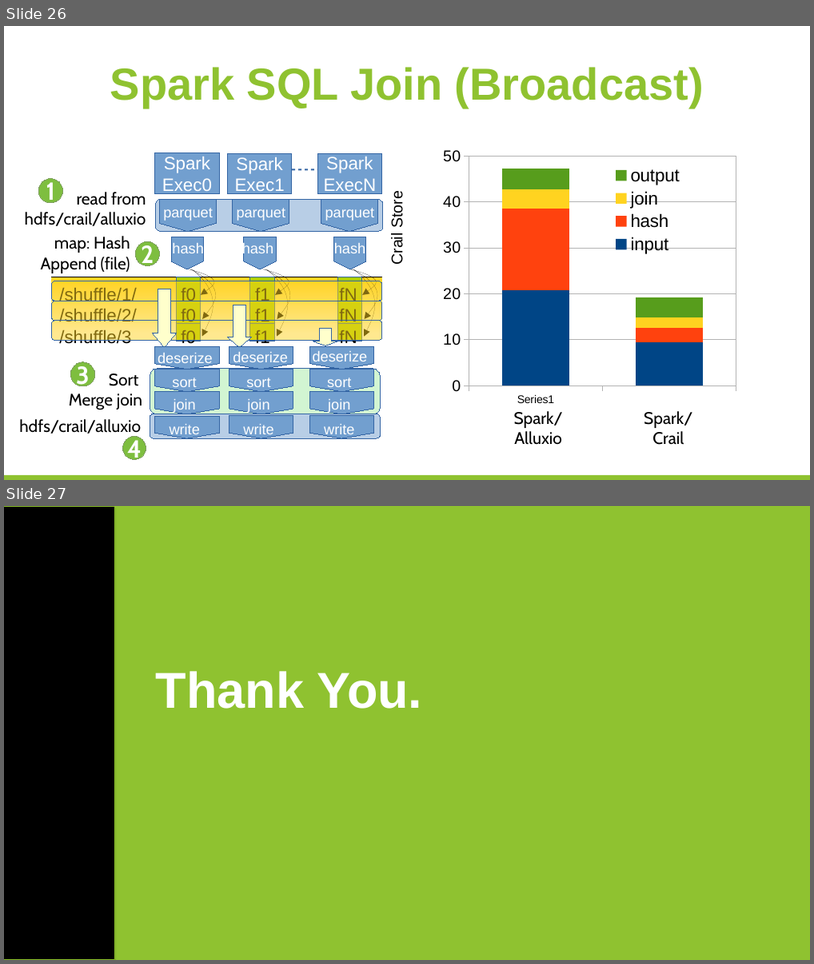
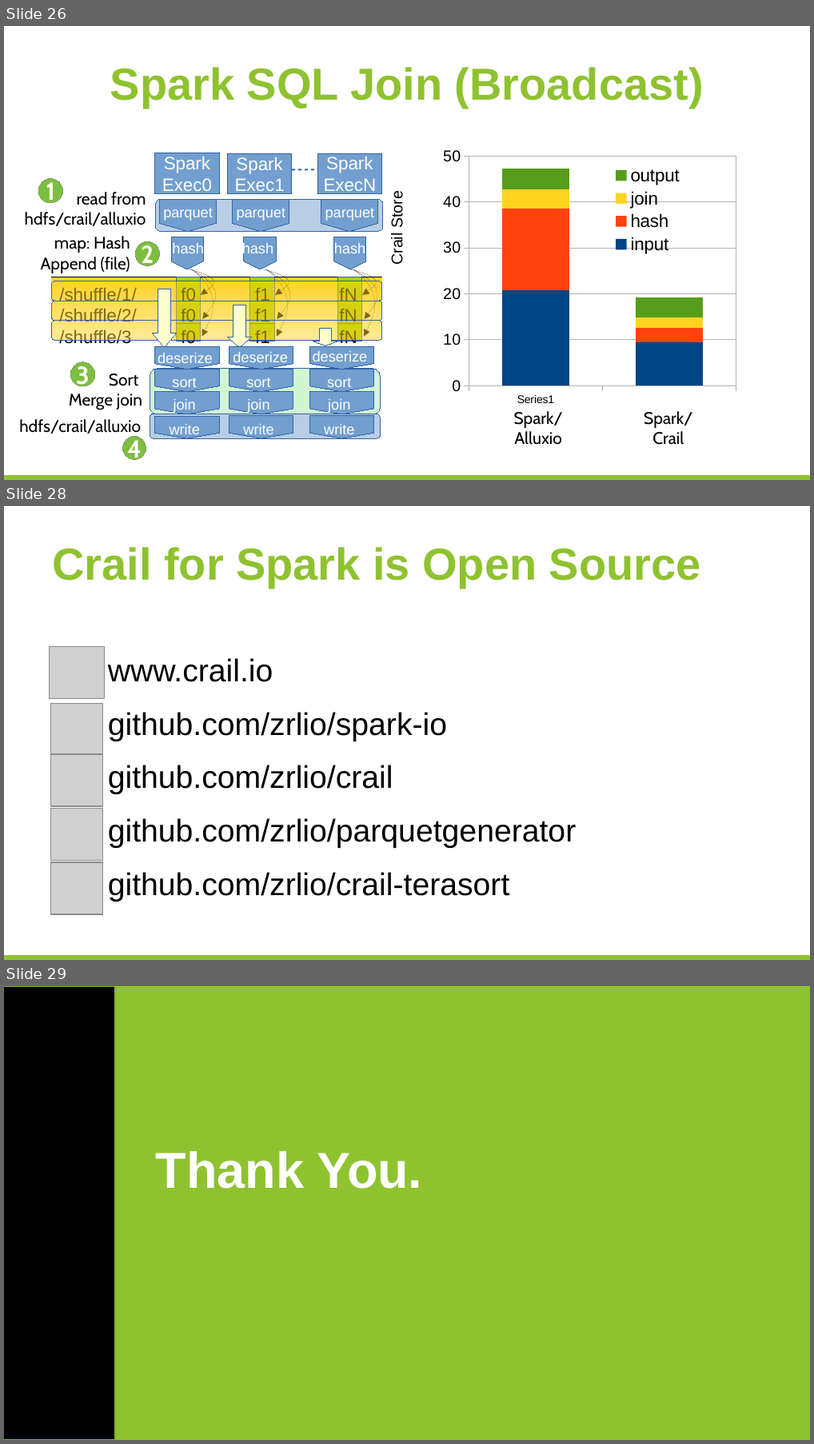
Before and after one commit to huangyibo/spark-summit-17, a slide deck: template.odp. Shown one above the other, each under a label of ours: slides 26 and 27 before the commit, slides 26, 28 and 29 after it; the slides between them are not shown. The pictures are 814x964 and 814x1444 pixels, drawn with LibreOffice and Linux fonts; fonts in the diff are those of the drawing; grey boxes stand for pictures; background and template pictures are left out. Boxes give left, top, right and bottom in pixels: in the first picture for what was removed or moved away, otherwise in the second. Text is boxed around its words. In the diff, an @@ line names an element or a change of style, - is before the commit and + after.

```diff
--- a/template.odp
+++ b/template.odp
@@ slide 28 added at (4, 506, 810, 960), background #FFFFFF; not listed: 1 template element that a slide beside it also shows @@
@@ title added at (52, 547, 702, 588), 40 pt, text #8FC230, bold @@
+Crail for Spark is Open Source
@@ picture added at (49, 646, 105, 699) @@
@@ text added at (108, 658, 576, 901), 28 pt, text #000000 @@
+● www.crail.io
+● github.com/zrlio/spark-io
+● github.com/zrlio/crail
+● github.com/zrlio/parquetgenerator
+● github.com/zrlio/crail-terasort
@@ picture added at (50, 704, 103, 756) @@
@@ picture added at (50, 754, 103, 807) @@
@@ picture added at (50, 808, 103, 861) @@
@@ picture added at (50, 862, 103, 914) @@
@@ what was slide 27 is now slide 29 @@
```
Also in this commit, not shown: 3 slides changed, 1 other slide added, 1 other file.
